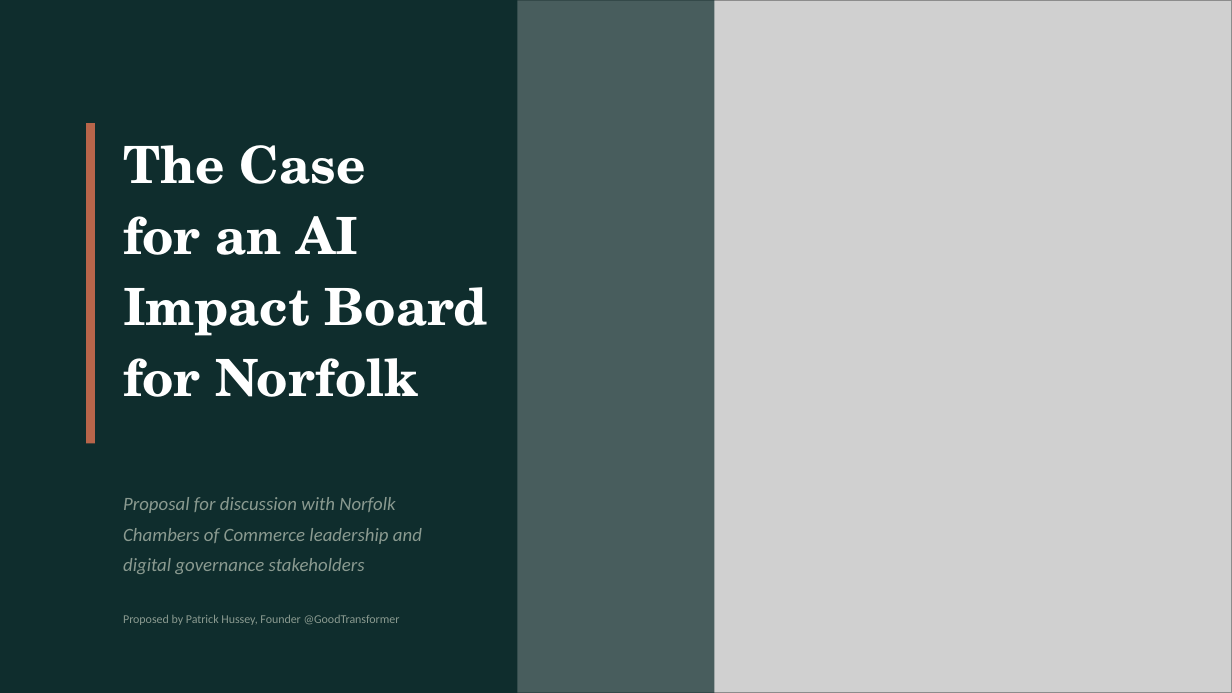
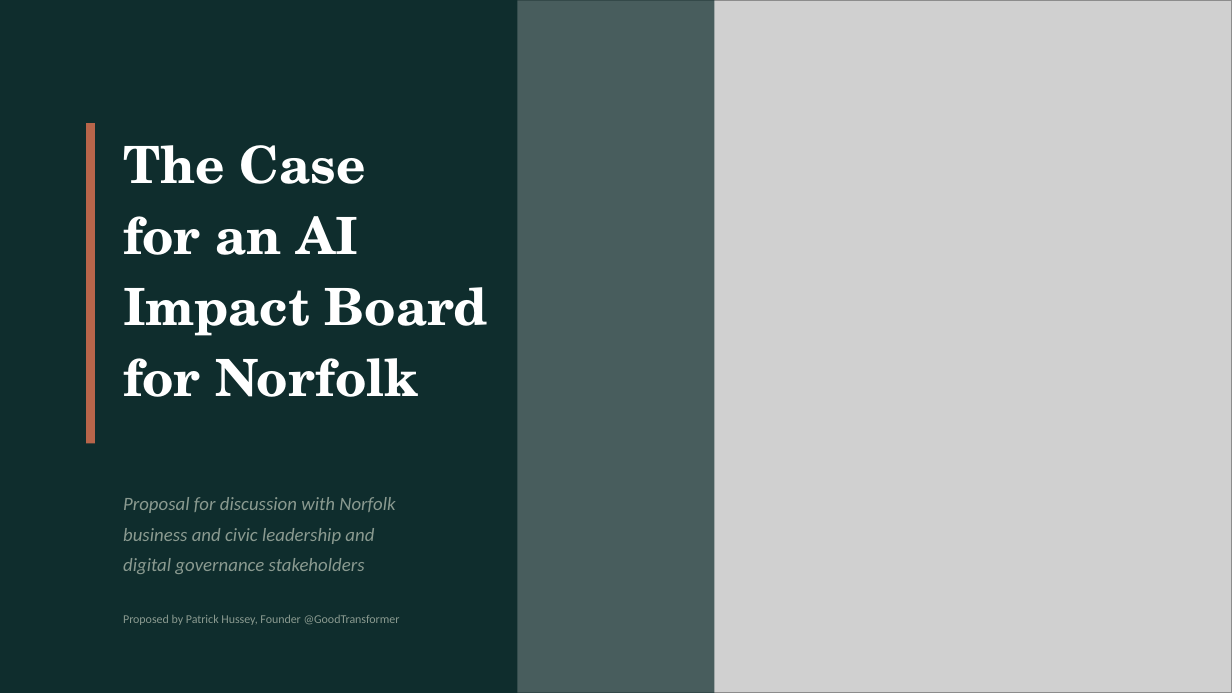
Before and after one commit to GoodTransformer/norfolk-ai-impact-board, a slide deck: slide 1 of public/briefings/norfolk-ai-impact-board-presentation.pptx. Drawn at 1232x693 pixels with LibreOffice and Linux fonts; fonts in the diff are those of the drawing; grey boxes stand for pictures. Boxes give left, top, right and bottom in pixels: in the first picture for what was removed or moved away, otherwise in the second. Text is boxed around its words. In the diff, an @@ line names an element or a change of style, - is before the commit and + after.

```diff
--- a/public/briefings/norfolk-ai-impact-board-presentation.pptx
+++ b/public/briefings/norfolk-ai-impact-board-presentation.pptx
@@ text at <box>123,528,374,544</box>: text changed @@
-Chambers of Commerce leadership and
+business and civic leadership and
```
